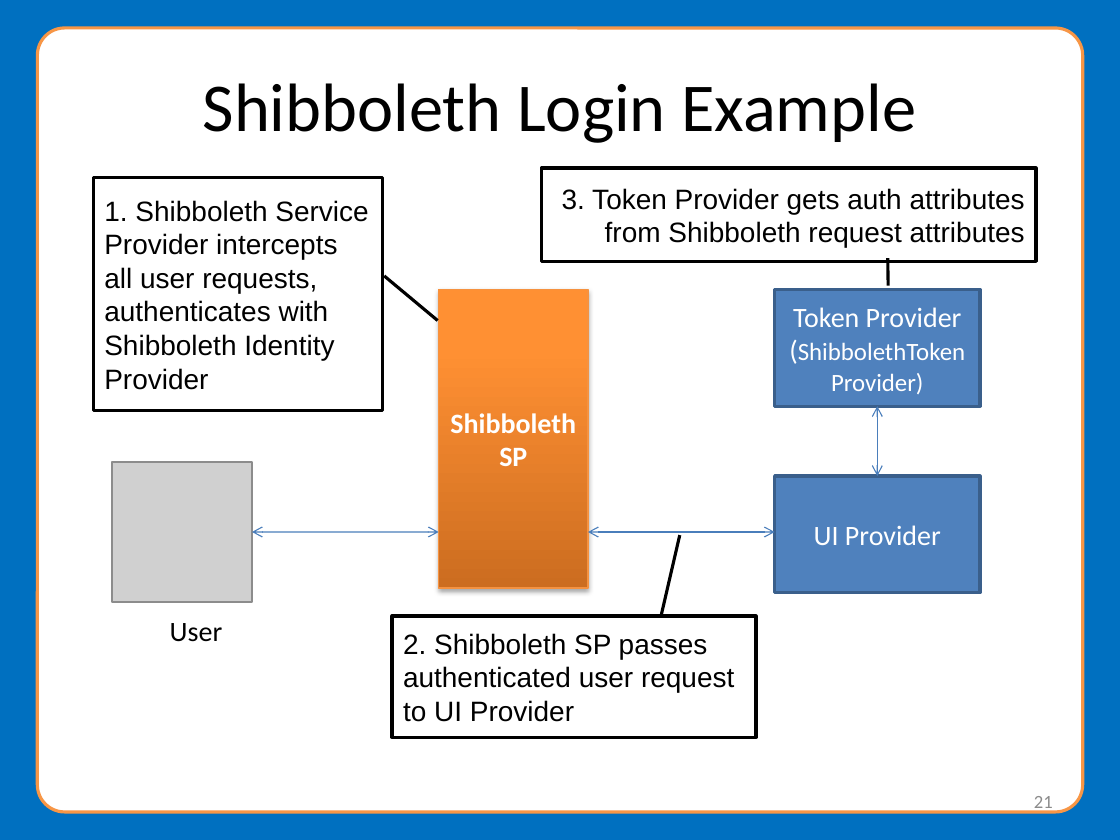
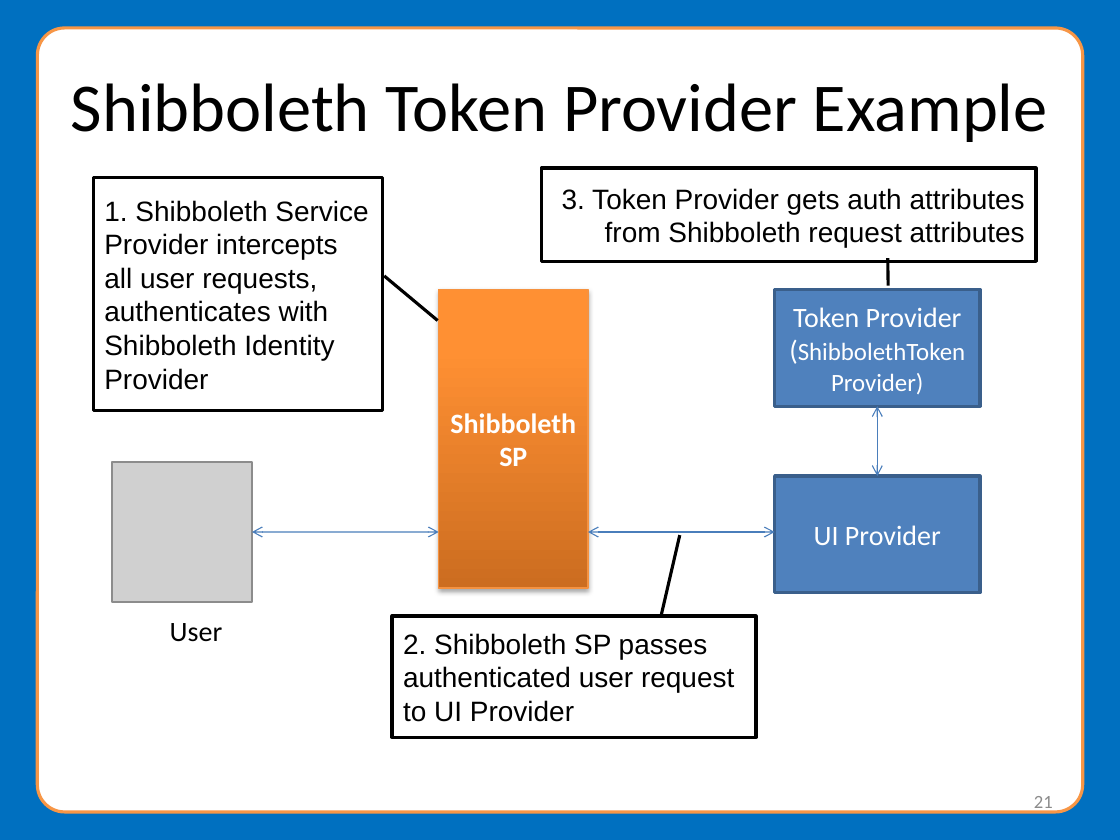
Before and after one commit to NationalStudentClearinghouse/Meteor4, a slide deck: slide 21 of docs/webinar/MeteorWebinarPresentation.pptx. Drawn at 1120x840 pixels with LibreOffice and Linux fonts; fonts in the diff are those of the drawing; grey boxes stand for pictures; background and template pictures are left out. Boxes give left, top, right and bottom in pixels: in the first picture for what was removed or moved away, otherwise in the second. Text is boxed around its words. In the diff, an @@ line names an element or a change of style, - is before the commit and + after.

```diff
--- a/docs/webinar/MeteorWebinarPresentation.pptx
+++ b/docs/webinar/MeteorWebinarPresentation.pptx
@@ title at (71, 83, 1048, 142): text changed @@
-Shibboleth Login Example
+Shibboleth Token Provider Example
```
Also in this commit, not shown: 7 other slides changed, 17 slides added.
